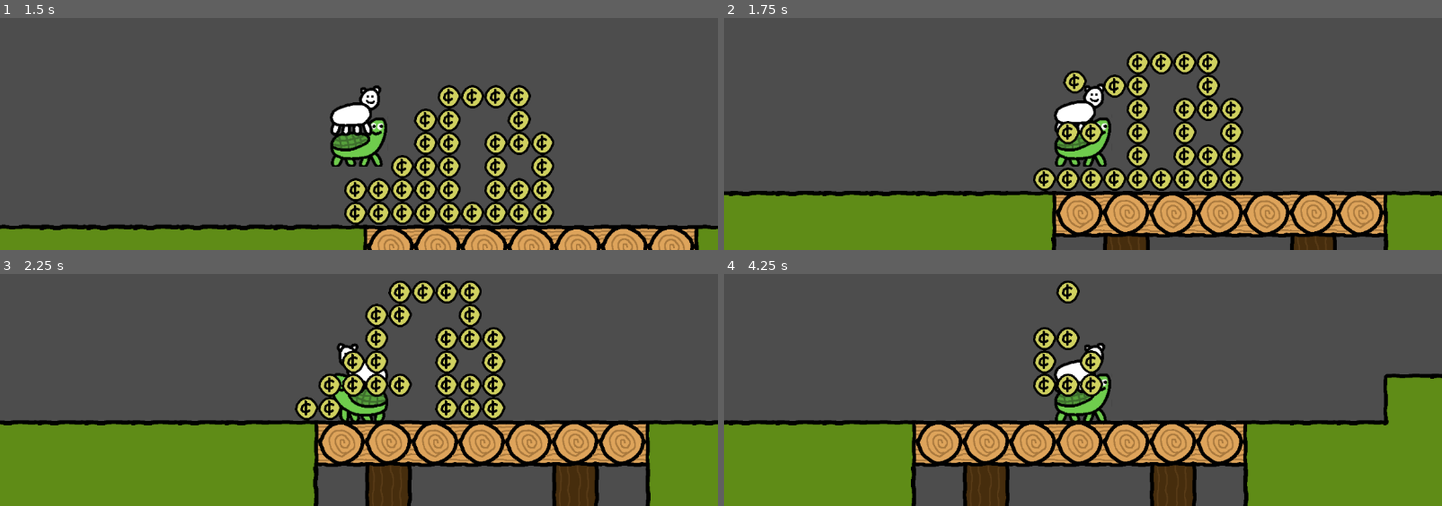
Above: before the commit, frames 1-4 (two rows, left to right).
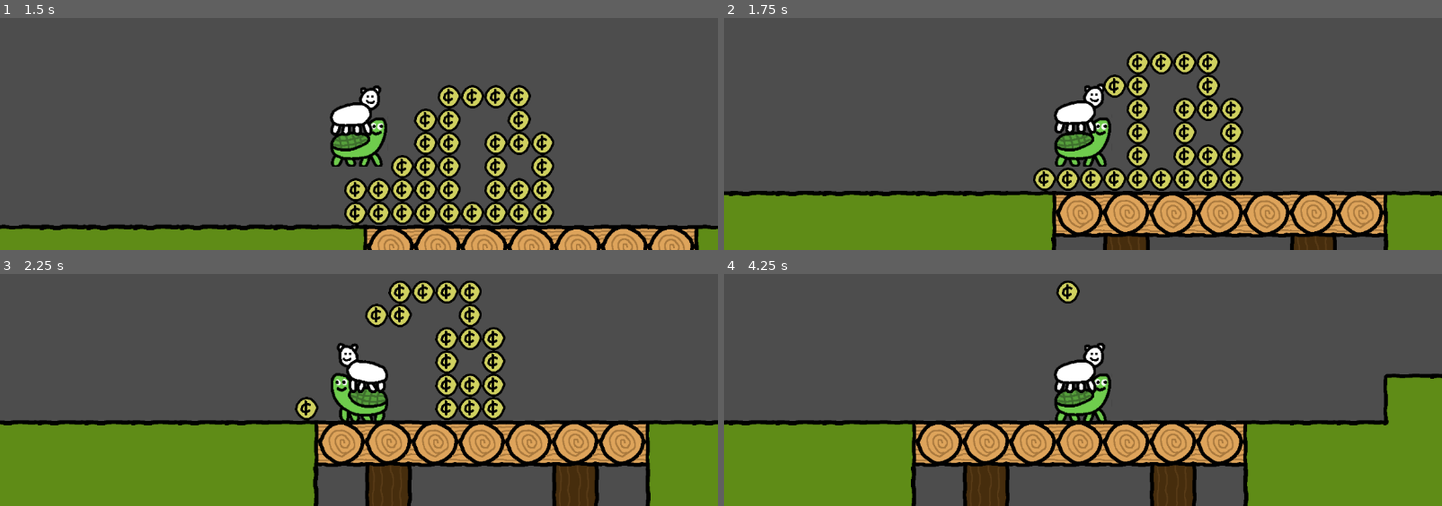
Above: after the commit, the same moments.

Repository: Buckaroodle/BedcliffGame
Game: Godot game, scene res://scenes/level.tscn
Same seed, same stepped clock (60 frames per second), same inputs: the game is played once before the commit and once after it.
Inputs (mouse positions are in pixels of both pictures, inside the frame that each line leads up to):
- Up to frame 1 (1.5 s): move the mouse to (516, 29) at 0.52 s; hold D (right) from 0.53 s (still down); click (516, 29) at 0.77 s; move the mouse to (215, 69) at 1.27 s
- Up to frame 2 (1.75 s): keep holding D (right); click (939, 69) at 1.52 s
- Up to frame 3 (2.25 s): move the mouse to (outside the picture) at 2.02 s; release D (right) at 2.03 s; hold A (left) from 2.03 s (still down)
- Up to frame 4 (4.25 s): move the mouse to (1047, 385) at 2.77 s; release A (left) at 2.78 s; hold D (right) from 2.78 s (still down); click (1047, 385) at 3.02 s; move the mouse to (1298, 364) at 3.52 s; click (1298, 364) at 3.77 s

Frame 1 is identical in both runs. In frame 2, 0.7% of the frame differs, in the area x 46-53%, y 22-55%; in frame 3, 1.9%, in the area x 44-58%, y 22-64%; in frame 4, 1.6%.

Commit message:
coin sfx works!

Diff:
--- a/bedcliff/gd_files/coin.gd
+++ b/bedcliff/gd_files/coin.gd
@@ -1,6 +1,7 @@
 extends Area2D
 
 @onready var coinSound = $CoinSound
+var coinSoundEffect = preload("res://scenes/coinsoundeffect.tscn")
 
 # Called when the node enters the scene tree for the first time.
 func _ready():
@@ -12,7 +13,9 @@
 func _on_body_entered(body):
 	if body.name == "BottomCliff" or "TopBed":
 		$Coin.visible = not $Coin.visible
-		coinSound.play()
+		var playsfx = coinSoundEffect.instantiate()
+		var parent = self.get_parent()
+		parent.add_child(playsfx)
 		print ("hi")
-		await get_tree().create_timer(.78).timeout
+		# await get_tree().create_timer(.78).timeout
 		queue_free()
--- /dev/null
+++ b/bedcliff/scenes/coinsoundeffect.tscn
@@ -0,0 +1,11 @@
+[gd_scene load_steps=3 format=3 uid="uid://b3qiy8qe5b0sq"]
+
+[ext_resource type="AudioStream" uid="uid://gledv6pccr3j" path="res://sprites/chickensound.wav" id="1_8hjrh"]
+[ext_resource type="Script" path="res://scenes/static_body_2d.gd" id="1_m45sj"]
+
+[node name="StaticBody2D" type="StaticBody2D"]
+script = ExtResource("1_m45sj")
+
+[node name="AudioStreamPlayer2D" type="AudioStreamPlayer2D" parent="."]
+stream = ExtResource("1_8hjrh")
+autoplay = true
--- a/bedcliff/scenes/level.tscn
+++ b/bedcliff/scenes/level.tscn
@@ -2214,3 +2214,42 @@
 
 [node name="coin" parent="." instance=ExtResource("5_jhm4d")]
 position = Vector2(-460, -1034)
+
+[connection signal="body_entered" from="TileMapLayerCoins/coin" to="TileMapLayerCoins/coin" method="_on_body_entered"]
+[connection signal="body_entered" from="TileMapLayerCoins/@Area2D@48054" to="TileMapLayerCoins/@Area2D@48054" method="_on_body_entered"]
+[connection signal="body_entered" from="TileMapLayerCoins/@Area2D@48055" to="TileMapLayerCoins/@Area2D@48055" method="_on_body_entered"]
+[connection signal="body_entered" from="TileMapLayerCoins/@Area2D@48056" to="TileMapLayerCoins/@Area2D@48056" method="_on_body_entered"]
+[connection signal="body_entered" from="TileMapLayerCoins/@Area2D@48057" to="TileMapLayerCoins/@Area2D@48057" method="_on_body_entered"]
+[connection signal="body_entered" from="TileMapLayerCoins/@Area2D@48058" to="TileMapLayerCoins/@Area2D@48058" method="_on_body_entered"]
+[connection signal="body_entered" from="TileMapLayerCoins/@Area2D@48059" to="TileMapLayerCoins/@Area2D@48059" method="_on_body_entered"]
+[connection signal="body_entered" from="TileMapLayerCoins/@Area2D@48060" to="TileMapLayerCoins/@Area2D@48060" method="_on_body_entered"]
+[connection signal="body_entered" from="TileMapLayerCoins/@Area2D@48061" to="TileMapLayerCoins/@Area2D@48061" method="_on_body_entered"]
+[connection signal="body_entered" from="TileMapLayerCoins/@Area2D@48062" to="TileMapLayerCoins/@Area2D@48062" method="_on_body_entered"]
+[connection signal="body_entered" from="TileMapLayerCoins/@Area2D@48063" to="TileMapLayerCoins/@Area2D@48063" method="_on_body_entered"]
+[connection signal="body_entered" from="TileMapLayerCoins/@Area2D@48064" to="TileMapLayerCoins/@Area2D@48064" method="_on_body_entered"]
+[connection signal="body_entered" from="TileMapLayerCoins/@Area2D@48065" to="TileMapLayerCoins/@Area2D@48065" method="_on_body_entered"]
+[connection signal="body_entered" from="TileMapLayerCoins/@Area2D@48066" to="TileMapLayerCoins/@Area2D@48066" method="_on_body_entered"]
+[connection signal="body_entered" from="TileMapLayerCoins/@Area2D@48067" to="TileMapLayerCoins/@Area2D@48067" method="_on_body_entered"]
+[connection signal="body_entered" from="TileMapLayerCoins/@Area2D@48068" to="TileMapLayerCoins/@Area2D@48068" method="_on_body_entered"]
+[connection signal="body_entered" from="TileMapLayerCoins/@Area2D@48069" to="TileMapLayerCoins/@Area2D@48069" method="_on_body_entered"]
+[connection signal="body_entered" from="TileMapLayerCoins/@Area2D@48070" to="TileMapLayerCoins/@Area2D@48070" method="_on_body_entered"]
+[connection signal="body_entered" from="TileMapLayerCoins/@Area2D@48071" to="TileMapLayerCoins/@Area2D@48071" method="_on_body_entered"]
+[connection signal="body_entered" from="TileMapLayerCoins/@Area2D@48072" to="TileMapLayerCoins/@Area2D@48072" method="_on_body_entered"]
+[connection signal="body_entered" from="TileMapLayerCoins/@Area2D@48073" to="TileMapLayerCoins/@Area2D@48073" method="_on_body_entered"]
+[connection signal="body_entered" from="TileMapLayerCoins/@Area2D@48074" to="TileMapLayerCoins/@Area2D@48074" method="_on_body_entered"]
+[connection signal="body_entered" from="TileMapLayerCoins/@Area2D@48075" to="TileMapLayerCoins/@Area2D@48075" method="_on_body_entered"]
+[connection signal="body_entered" from="TileMapLayerCoins/@Area2D@48076" to="TileMapLayerCoins/@Area2D@48076" method="_on_body_entered"]
+[connection signal="body_entered" from="TileMapLayerCoins/@Area2D@48077" to="TileMapLayerCoins/@Area2D@48077" method="_on_body_entered"]
+[connection signal="body_entered" from="TileMapLayerCoins/@Area2D@48078" to="TileMapLayerCoins/@Area2D@48078" method="_on_body_entered"]
+[connection signal="body_entered" from="TileMapLayerCoins/@Area2D@48079" to="TileMapLayerCoins/@Area2D@48079" method="_on_body_entered"]
+[connection signal="body_entered" from="TileMapLayerCoins/@Area2D@48080" to="TileMapLayerCoins/@Area2D@48080" method="_on_body_entered"]
+[connection signal="body_entered" from="TileMapLayerCoins/@Area2D@48081" to="TileMapLayerCoins/@Area2D@48081" method="_on_body_entered"]
+[connection signal="body_entered" from="TileMapLayerCoins/@Area2D@48082" to="TileMapLayerCoins/@Area2D@48082" method="_on_body_entered"]
+[connection signal="body_entered" from="TileMapLayerCoins/@Area2D@48083" to="TileMapLayerCoins/@Area2D@48083" method="_on_body_entered"]
+[connection signal="body_entered" from="TileMapLayerCoins/@Area2D@48084" to="TileMapLayerCoins/@Area2D@48084" method="_on_body_entered"]
+[connection signal="body_entered" from="TileMapLayerCoins/@Area2D@48085" to="TileMapLayerCoins/@Area2D@48085" method="_on_body_entered"]
+[connection signal="body_entered" from="TileMapLayerCoins/@Area2D@48086" to="TileMapLayerCoins/@Area2D@48086" method="_on_body_entered"]
+[connection signal="body_entered" from="TileMapLayerCoins/@Area2D@48087" to="TileMapLayerCoins/@Area2D@48087" method="_on_body_entered"]
+[connection signal="body_entered" from="TileMapLayerCoins/@Area2D@48088" to="TileMapLayerCoins/@Area2D@48088" method="_on_body_entered"]
+[connection signal="body_entered" from="TileMapLayerCoins/@Area2D@48089" to="TileMapLayerCoins/@Area2D@48089" method="_on_body_entered"]
+[connection signal="body_entered" from="TileMapLayerCoins/@Area2D@48090" to="TileMapLayerCoins/@Area2D@48090" method="_on_body_entered"]
--- /dev/null
+++ b/bedcliff/scenes/static_body_2d.gd
@@ -0,0 +1,14 @@
+extends StaticBody2D
+
+
+# Called when the node enters the scene tree for the first time.
+func _ready():
+	print ("sfx made")
+	await get_tree().create_timer(.78).timeout
+	queue_free()
+	pass # Replace with function body.
+
+
+# Called every frame. 'delta' is the elapsed time since the previous frame.
+func _process(delta):
+	pass
